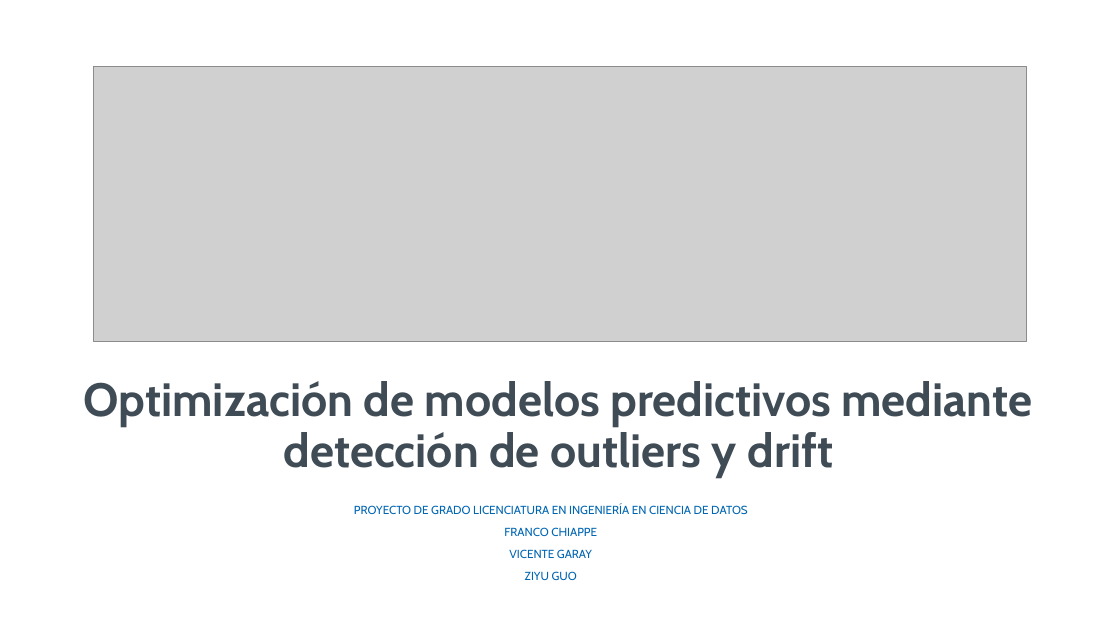
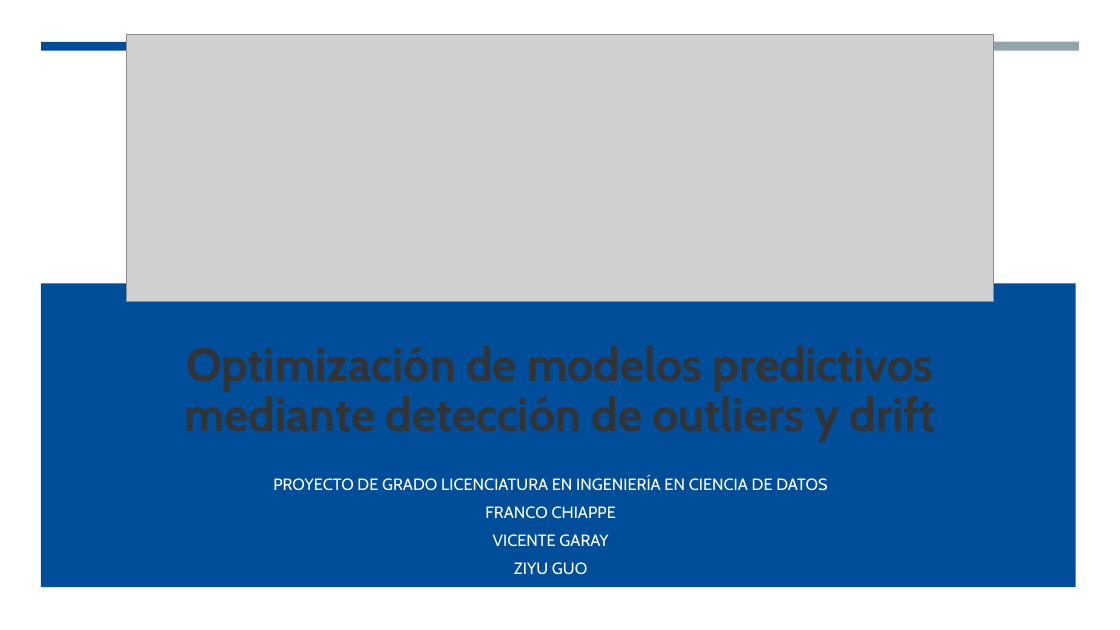
Before and after one commit to fchiapped/Proyecto-Grado, a slide deck: slide 1 of Entregas/UC/Entrega 3/Entrega 3.pptx. Drawn at 1120x630 pixels with LibreOffice and Linux fonts; fonts in the diff are those of the drawing; grey boxes stand for pictures. Boxes give left, top, right and bottom in pixels: in the first picture for what was removed or moved away, otherwise in the second. Text is boxed around its words. In the diff, an @@ line names an element or a change of style, - is before the commit and + after.

```diff
--- a/Entregas/UC/Entrega 3/Entrega 3.pptx
+++ b/Entregas/UC/Entrega 3/Entrega 3.pptx
@@ rectangle added at bbox=[41, 42, 381, 50], fill #004D99 @@
@@ picture: place and size @@
-picture at bbox=[94, 66, 1027, 341]
+picture at bbox=[126, 34, 994, 302]
@@ rectangle added at bbox=[739, 42, 1079, 51], fill #90A4AE @@
@@ rectangle added at bbox=[41, 283, 1076, 586], fill #004D99 @@
@@ text removed at bbox=[84, 381, 1033, 478] @@
-Optimización de modelos predictivos mediante detección de outliers y drift
@@ subtitle "PROYECTO DE GRADO LICENCIATURA EN ...": place and size @@
-subtitle "PROYECTO DE GRADO LICENCIATURA EN ..." at bbox=[354, 504, 747, 580]
+subtitle "PROYECTO DE GRADO LICENCIATURA EN ..." at bbox=[273, 478, 827, 575]
@@ subtitle "PROYECTO DE GRADO LICENCIATURA EN ..." at bbox=[273, 478, 827, 575]: size 10 to 14 pt, text colour #0066B2 to #FFFFFF @@
```
Also in this commit, not shown: 12 other slides changed, 23 other files.
